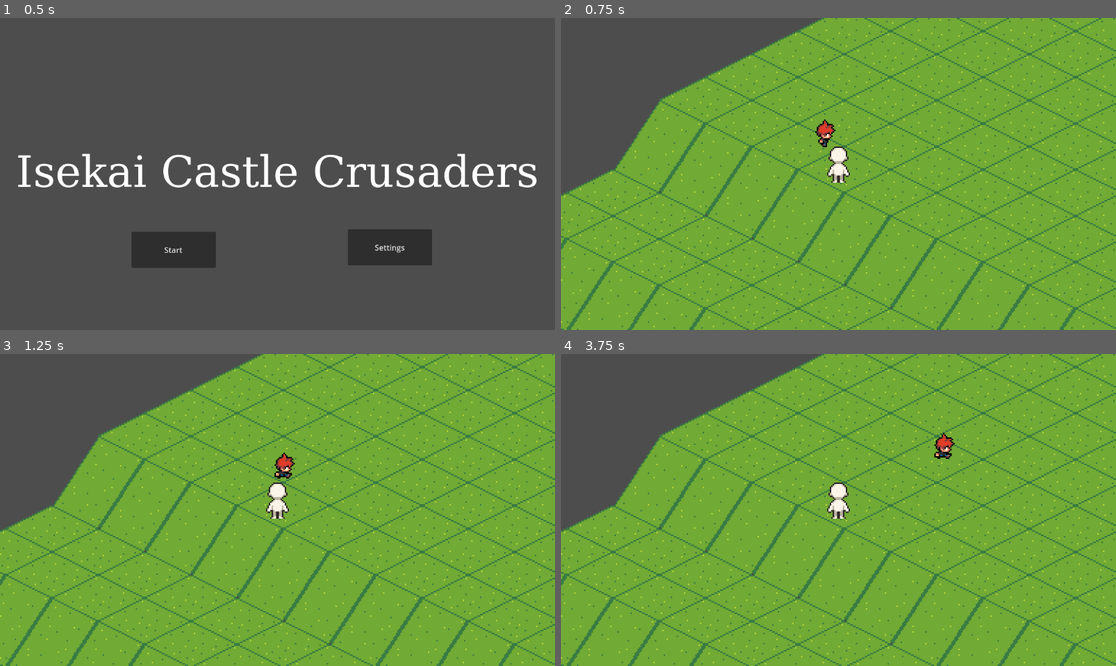
Above: before the commit, frames 1-4 (two rows, left to right).
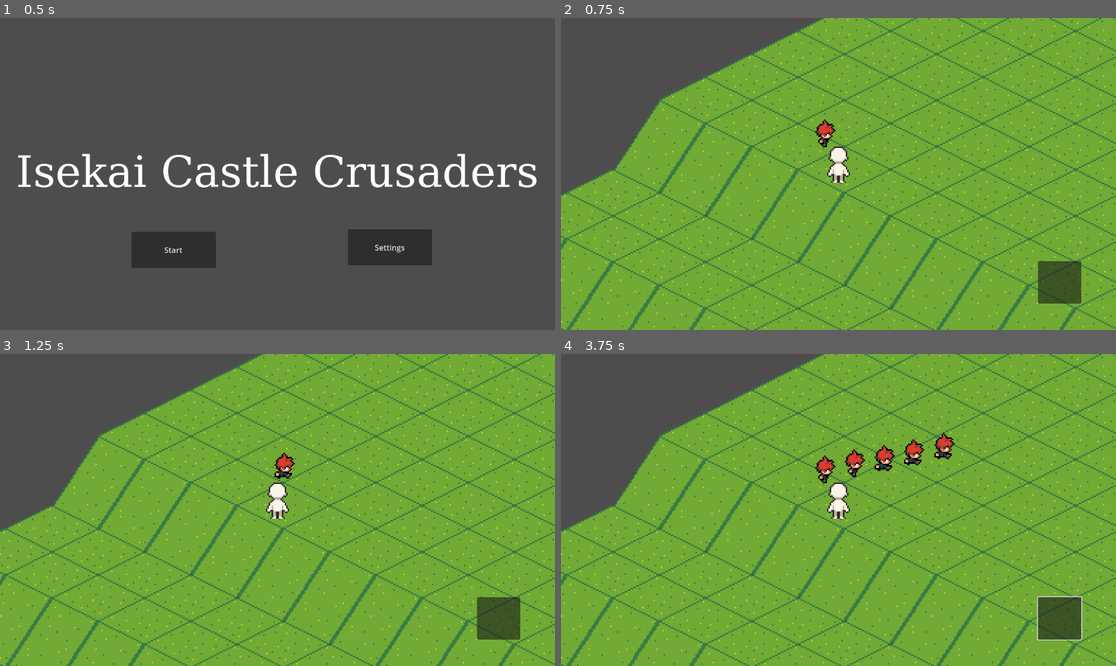
Above: after the commit, the same moments.

Repository: KokonutGamer/CSS-385-Project
Game: Godot game, scene res://src/ui/title_screen.tscn
The game is run twice, just before and just after one commit, with the same random seed, the same clock (stepped at 60 frames per second) and the same inputs.
Inputs (mouse positions are in pixels of both pictures, inside the frame that each line leads up to):
- Up to frame 1 (0.5 s): no input
- Up to frame 2 (0.75 s): click "Start" at 0.5 s
- Up to frame 3 (1.25 s): no input
- Up to frame 4 (3.75 s): click (1060, 619) at 1.27 s; click (1060, 619) at 2.02 s; click (1060, 619) at 2.77 s; tap Enter at 3.5 s; move the mouse to (960, 494) at 3.52 s; click (960, 494) at 3.67 s

Frame 1 is identical in both runs. In frame 2, 1.1% of the frame differs, in the area x 85-94%, y 77-92%; in frame 3, 1.1%; in frame 4, 2.0%, in the area x 45-94%, y 27-92%.

Commit message:
Implemented simple HUD with troop spawn button

Diff:
--- /dev/null
+++ b/src/levels/heads_up_display.gd
@@ -0,0 +1,14 @@
+extends Control
+
+# TODO IMPORTANT - refactor this code later to put this logic in the level, NOT the HUD
+@export var spawn_position : Vector2 = Vector2(-274.0, 78.0)
+@export var target : StaticBody2D
+
+@onready var minion = preload("res://src/allies/ally_minion.tscn")
+@onready var main = get_tree().get_root().get_node("TestScene")
+
+func _on_spawn_button_pressed() -> void:
+	var instance = minion.instantiate()
+	instance.global_position = spawn_position
+	instance.target = target
+	main.add_child.call_deferred(instance)
--- /dev/null
+++ b/src/levels/heads_up_display.tscn
@@ -0,0 +1,17 @@
+[gd_scene load_steps=2 format=3 uid="uid://cktifyra5t566"]
+
+[ext_resource type="Script" uid="uid://dci2uppftbqsm" path="res://src/levels/heads_up_display.gd" id="1_tw6gi"]
+
+[node name="HeadsUpDisplay" type="Control"]
+layout_mode = 3
+anchors_preset = 0
+script = ExtResource("1_tw6gi")
+
+[node name="SpawnButton" type="Button" parent="."]
+layout_mode = 0
+offset_left = 990.0
+offset_top = 505.0
+offset_right = 1080.0
+offset_bottom = 593.0
+
+[connection signal="pressed" from="SpawnButton" to="." method="_on_spawn_button_pressed"]
--- a/src/levels/test_scene.tscn
+++ b/src/levels/test_scene.tscn
@@ -9,6 +9,7 @@
 [ext_resource type="Texture2D" uid="uid://by132kdgo8p56" path="res://assets/sprites/red-moon-tower-sheet.png" id="6_n3mjx"]
 [ext_resource type="Script" uid="uid://dy7bgaj0gx0io" path="res://src/core/health_component.gd" id="7_7ngua"]
 [ext_resource type="Script" uid="uid://b3rp8l1hmj0ob" path="res://src/core/hurtbox.gd" id="8_v0jcd"]
+[ext_resource type="PackedScene" uid="uid://cktifyra5t566" path="res://src/levels/heads_up_display.tscn" id="10_pjq1b"]
 
 [sub_resource type="NavigationPolygon" id="NavigationPolygon_vgf4w"]
 vertices = PackedVector2Array(-3.3125, 387.39844, -81.22656, 350.8828, -51.5, 306.28125, 25.296875, 347.17188, 407.0234 …(384 unchanged characters)…
@@ -122,6 +123,11 @@
 [node name="Camera2D" type="Camera2D" parent="Player"]
 zoom = Vector2(3, 3)
 
+[node name="CanvasLayer" type="CanvasLayer" parent="Player"]
+
+[node name="HeadsUpDisplay" parent="Player/CanvasLayer" node_paths=PackedStringArray("target") instance=ExtResource("10_pjq1b")]
+target = NodePath("../../../NavigationRegion2D/Tower")
+
 [node name="AllyMinion" parent="." node_paths=PackedStringArray("target") instance=ExtResource("4_m1wh6")]
 position = Vector2(-274, 78)
 target = NodePath("../NavigationRegion2D/Tower")
Not shown, added: src/levels/heads_up_display.gd.uid
Not shown: 1 places in src/levels/test_scene.tscn that only renumber resources
